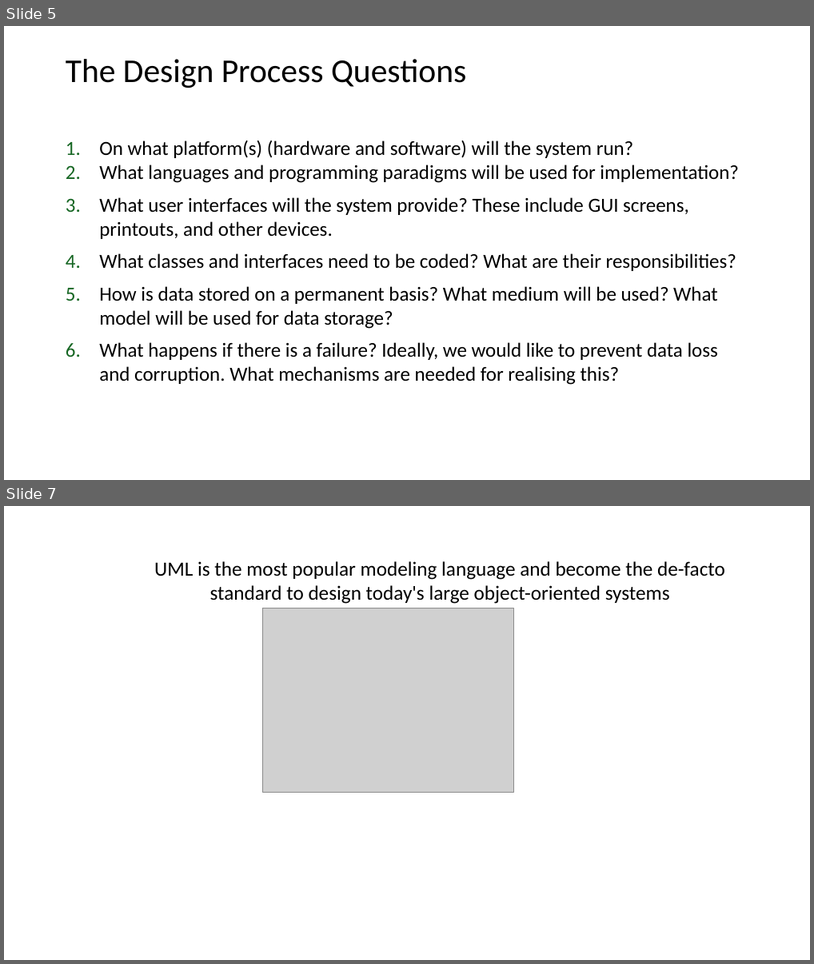
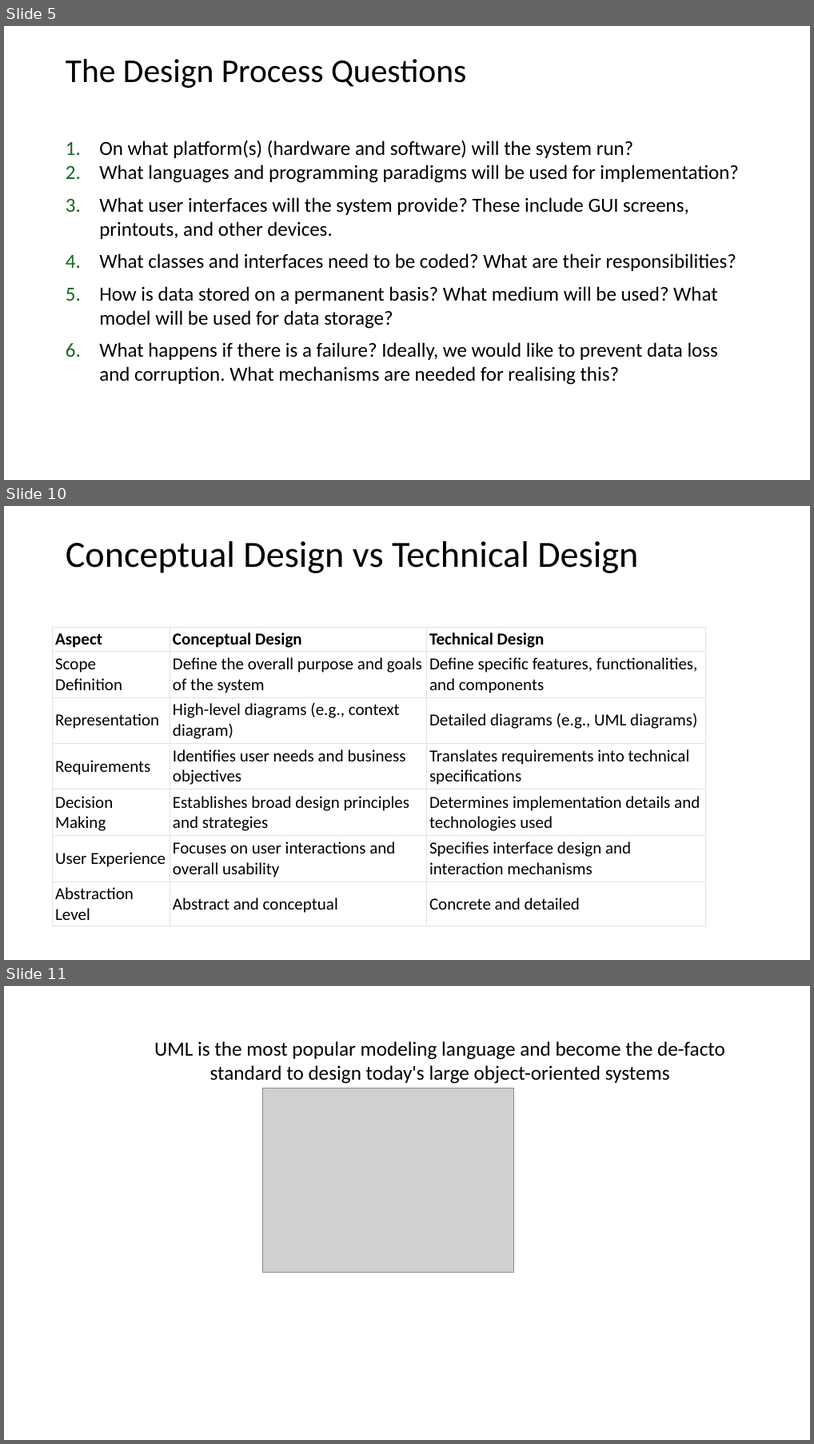
Before and after one commit to johnxu21/johnxu21.github.io, a slide deck: teaching/CS472/Timetable/OOD-V2.pptx. Shown one above the other, each under a label of ours: slides 5 and 7 before the commit, slides 5, 10 and 11 after it; the slides between them are not shown. The pictures are 814x964 and 814x1444 pixels, drawn with LibreOffice and Linux fonts; fonts in the diff are those of the drawing; grey boxes stand for pictures. Boxes give left, top, right and bottom in pixels: in the first picture for what was removed or moved away, otherwise in the second. Text is boxed around its words. In the diff, an @@ line names an element or a change of style, - is before the commit and + after.

```diff
--- a/teaching/CS472/Timetable/OOD-V2.pptx
+++ b/teaching/CS472/Timetable/OOD-V2.pptx
@@ slide 10 added at box(4, 506, 810, 960), background #FFFFFF @@
@@ title added at box(66, 541, 638, 573), 44 pt, text #000000 @@
+Conceptual Design vs Technical Design
@@ table added at box(52, 627, 706, 925), 7 rows, 3 columns @@
+Aspect | Conceptual Design | Technical Design
+Scope Definition | Define the overall purpose and goals of the system | Define specific features, functionalities, and components
+Representation | High-level diagrams (e.g., context diagram) | Detailed diagrams (e.g., UML diagrams)
+Requirements | Identifies user needs and business objectives | Translates requirements into technical specifications
+Decision Making | Establishes broad design principles and strategies | Determines implementation details and technologies used
+User Experience | Focuses on user interactions and overall usability | Specifies interface design and interaction mechanisms
+Abstraction Level | Abstract and conceptual | Concrete and detailed
@@ what was slide 7 is now slide 11 @@
```
Also in this commit, not shown: 6 slides changed, 6 other slides added, 5 slides removed, 1 other file.
